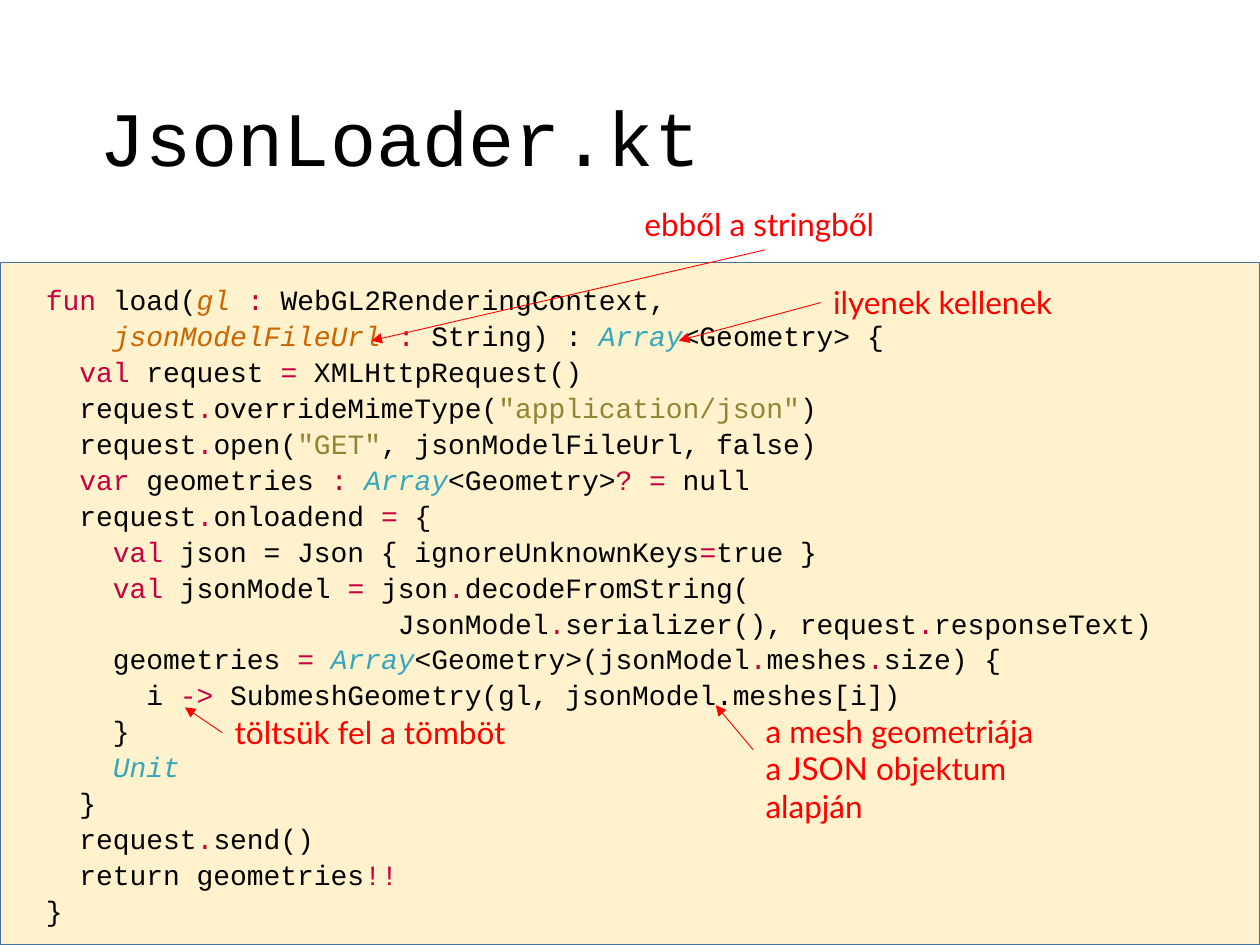
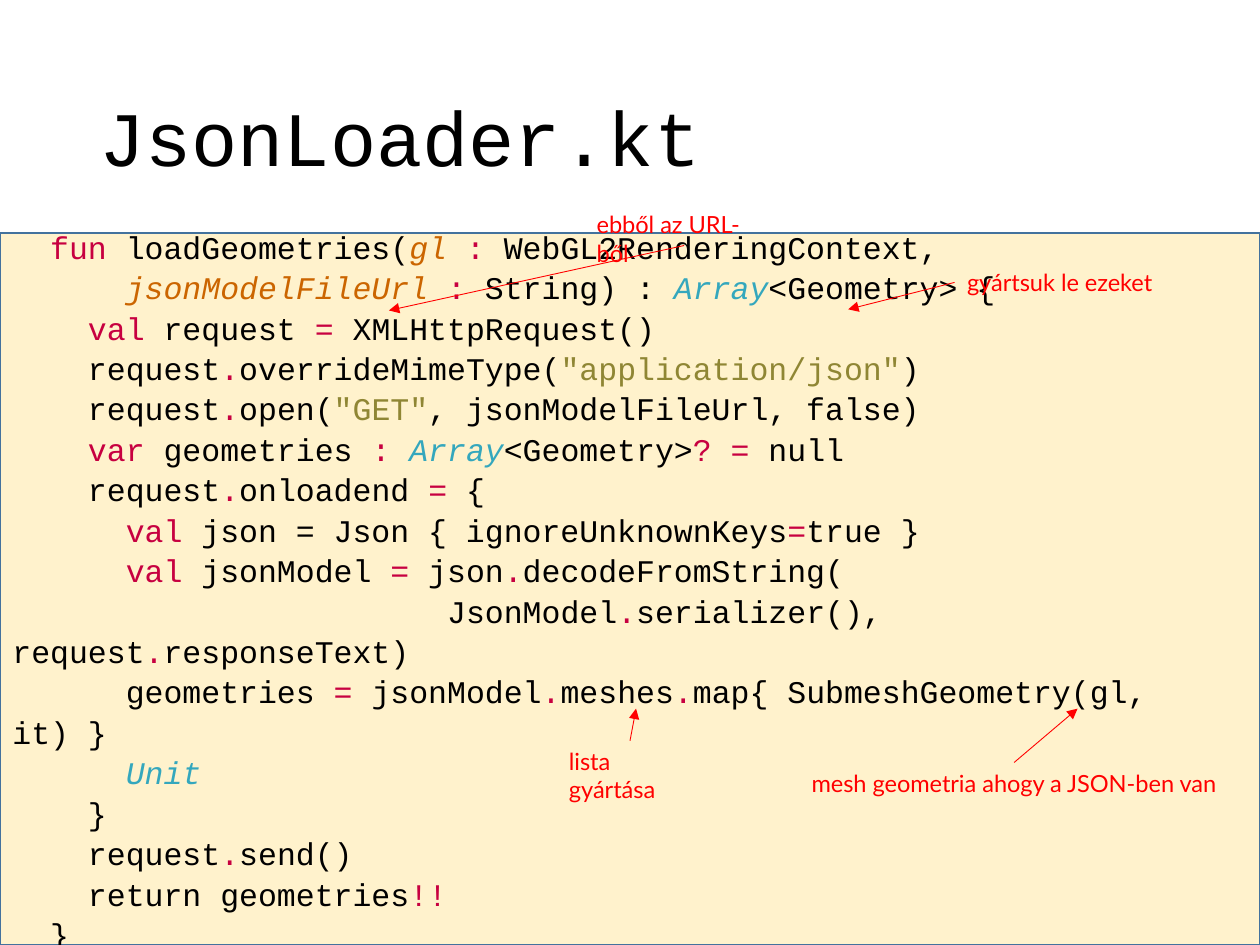
Before and after one commit to szecsi/kogfactory, a slide deck: slide 10 of projects/kog.3gr.030-3d/3gre080_trianglemesh.pptx (slide 11 before the commit). Drawn at 1260x945 pixels with LibreOffice and Linux fonts; fonts in the diff are those of the drawing. Boxes give left, top, right and bottom in pixels: in the first picture for what was removed or moved away, otherwise in the second. Text is boxed around its words. In the diff, an @@ line names an element or a change of style, - is before the commit and + after.

```diff
--- a/projects/kog.3gr.030-3d/3gre080_trianglemesh.pptx
+++ b/projects/kog.3gr.030-3d/3gre080_trianglemesh.pptx
@@ rectangle "fun loadGeometries(gl : WebGL2RenderingContext,": place and size @@
-rectangle "fun loadGeometries(gl : WebGL2RenderingContext," at <box>0,262,1260,945</box>
+rectangle "fun loadGeometries(gl : WebGL2RenderingContext," at <box>0,233,1260,945</box>
@@ text in rectangle at <box>50,236,447,266</box>: text changed; size 16 to 18 pt @@
-fun load(gl : WebGL2RenderingContext,
+fun loadGeometries(gl : WebGL2RenderingContext,
@@ text at <box>597,213,740,267</box>: text changed; size 18 to 13.5 pt @@
-ebből a stringből
+ebből az URL-ből
@@ arrow moved from (765, 249) - (372, 340) to (684, 246) - (389, 310) @@
@@ text in rectangle at <box>12,276,958,913</box>: size 16 to 18 pt in "jsonModelFileUrl : String) : Array<Geometry> {", "val request = XMLHttpRequest()", "request.overrideMimeType("application/json")", "request.open("GET", jsonModelFileUrl, false)" and 10 more places @@
@@ arrow moved from (820, 302) - (679, 340) to (955, 282) - (848, 310) @@
@@ text at <box>1061,273,1152,291</box>: text changed; size 18 to 13.5 pt @@
-ilyenek kellenek
+gyártsuk le ezeket
@@ text in rectangle at <box>12,681,1146,751</box>: text changed; size 16 to 18 pt @@
-geometries = Array<Geometry>(jsonModel.meshes.size) {
-i -> SubmeshGeometry(gl, jsonModel.meshes[i])
-}
+geometries = jsonModel.meshes.map{ SubmeshGeometry(gl, it) }
@@ arrow moved from (222, 733) - (185, 707) to (630, 741) - (636, 708) @@
@@ arrow moved from (753, 750) - (716, 706) to (1014, 762) - (1077, 708) @@
@@ text removed at <box>235,720,505,745</box> @@
-töltsük fel a tömböt
@@ text added at <box>569,752,655,803</box>, 13.5 pt, text #FF0000 @@
+lista gyártása
@@ text at <box>812,774,1217,797</box>: text changed; size 18 to 13.5 pt @@
-a mesh geometriája a JSON objektum alapján
+mesh geometria ahogy a JSON-ben van
```
Also in this commit, not shown: 3 other slides changed, 2 slides added, 2 slides removed, 2 other files.
